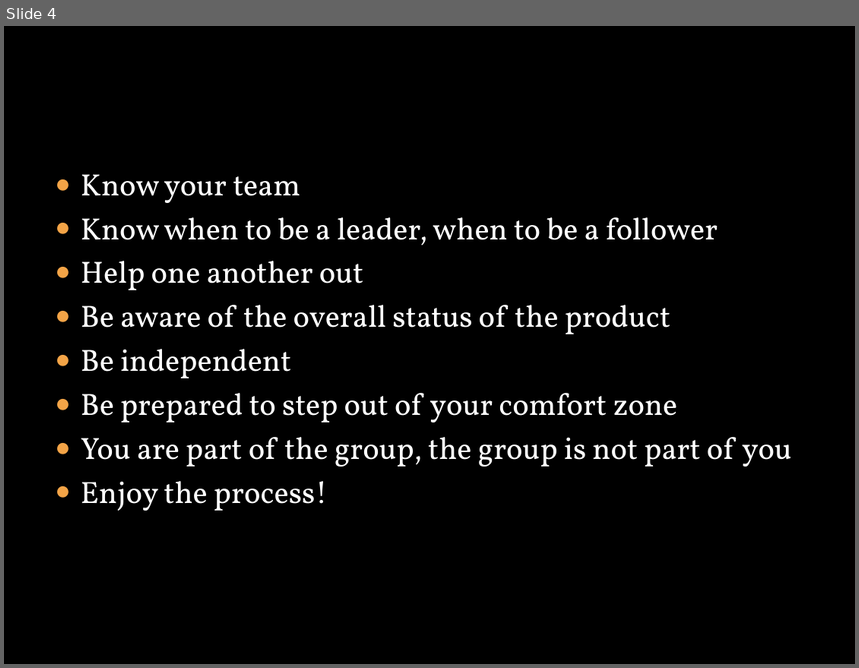
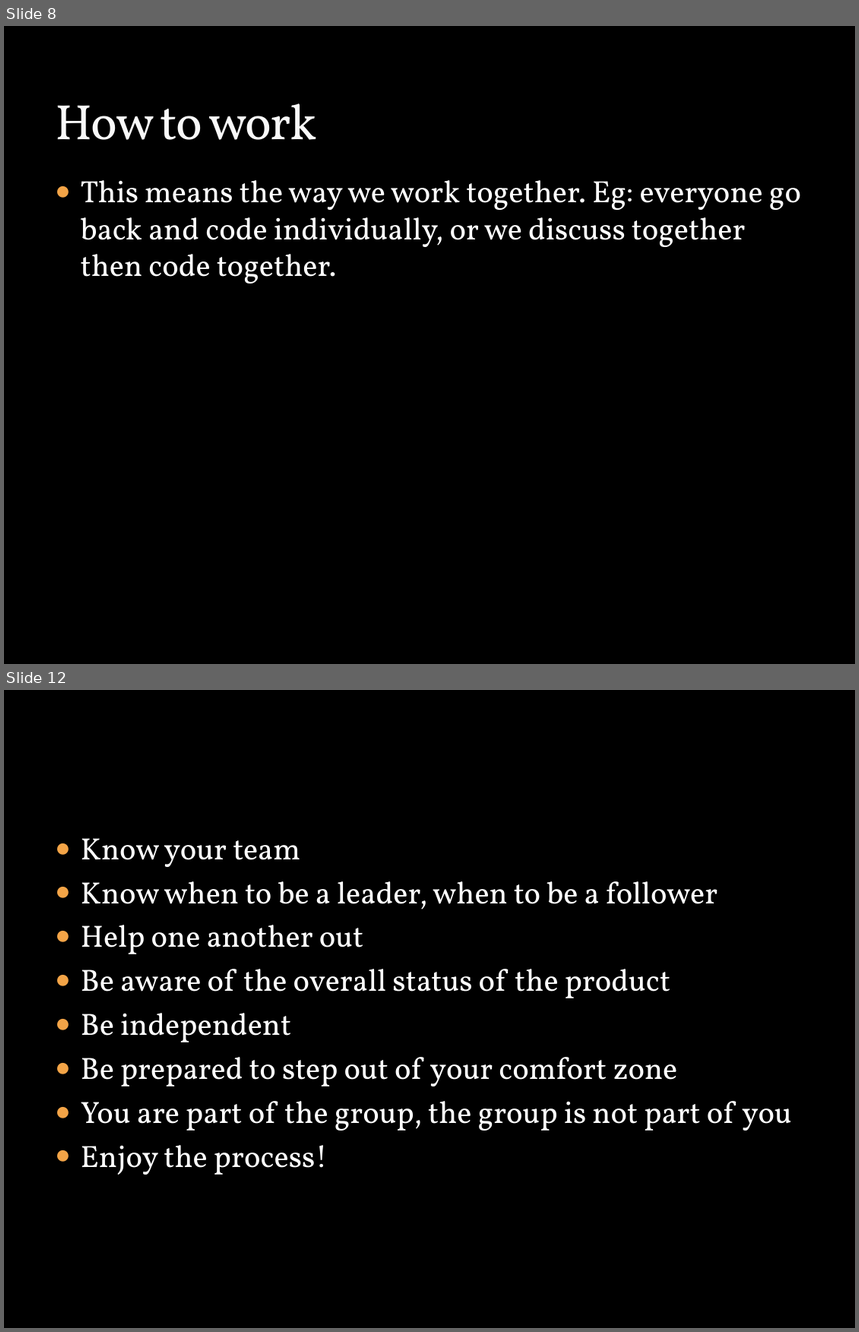
Before and after one commit to liyistc/cleansync, a slide deck: Lightning talk.pptx. Shown one above the other, each under a label of ours: slide 4 before the commit, slides 8 and 12 after it; the slides between them are not shown. The pictures are 859x668 and 859x1332 pixels, drawn with LibreOffice and Linux fonts; fonts in the diff are those of the drawing; background and template pictures are left out. Boxes give left, top, right and bottom in pixels: in the first picture for what was removed or moved away, otherwise in the second. Text is boxed around its words. In the diff, an @@ line names an element or a change of style, - is before the commit and + after.

```diff
--- a/Lightning talk.pptx
+++ b/Lightning talk.pptx
@@ slide 8 added at (4, 26, 855, 664), background picture (left out) @@
@@ title added at (55, 104, 317, 140), 42 pt, text #F9F9F9 @@
+How to work
@@ text added at (81, 180, 801, 284), 26 pt, text #FFFFFF @@
+● This means the way we work together. Eg: everyone go back and code individually, or we discuss together then code together.
@@ what was slide 4 is now slide 12 @@
```
Also in this commit, not shown: 8 other slides added, 1 slide removed.
